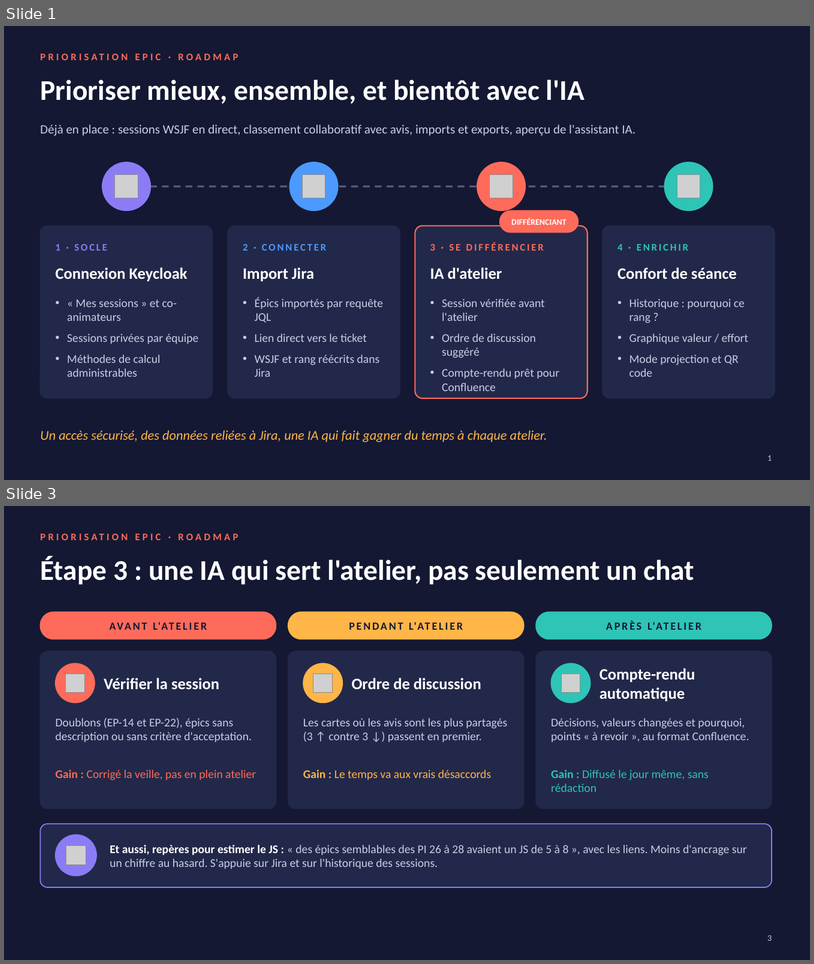
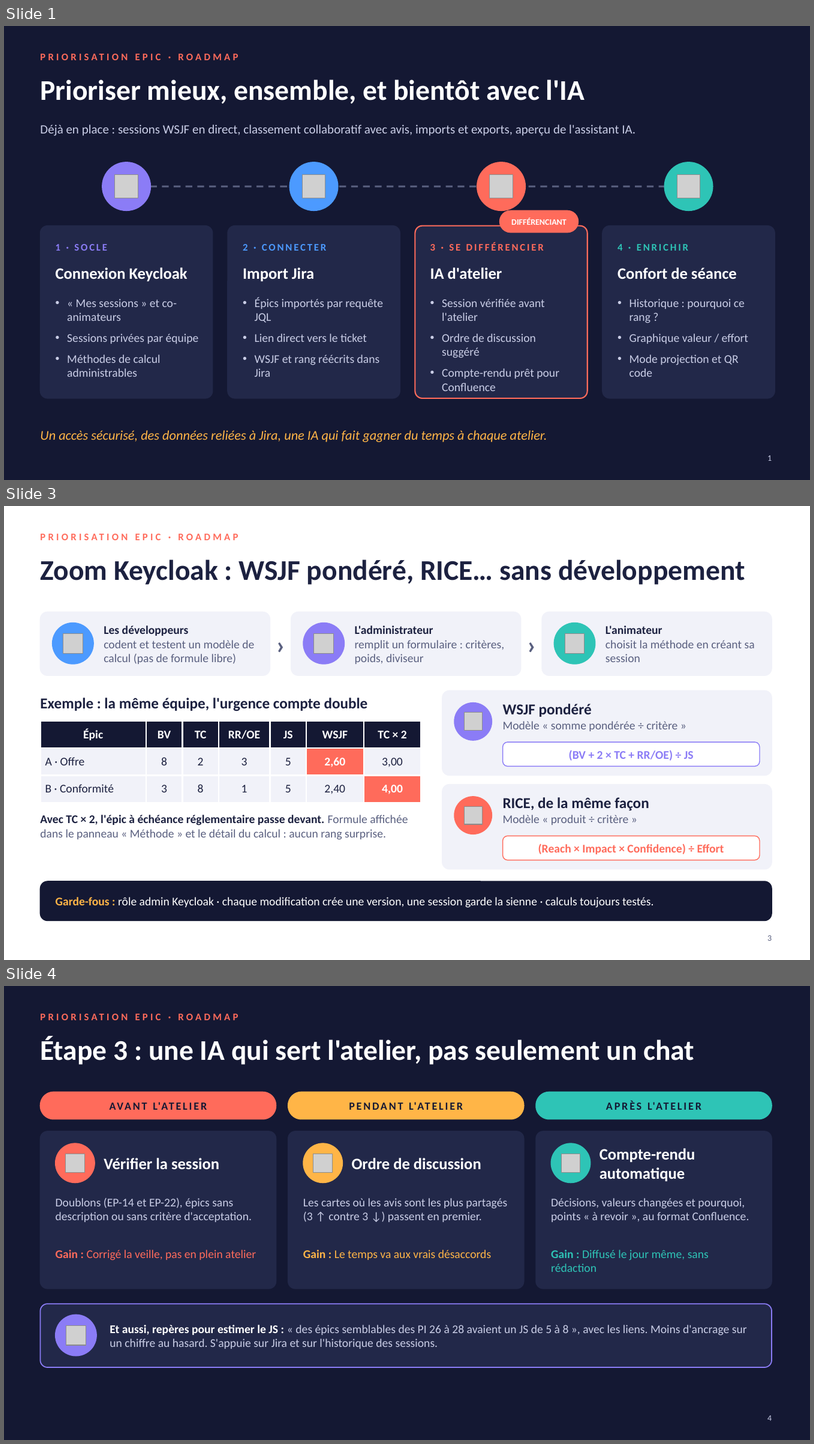
Before and after one commit to ericlacour/priorisation-epic, a slide deck: specs/roadmap-priorisation-epic.pptx. Shown one above the other, each under a label of ours: slides 1 and 3 before the commit, slides 1, 3 and 4 after it; the slides between them are not shown. The pictures are 814x964 and 814x1444 pixels, drawn with LibreOffice and Linux fonts; fonts in the diff are those of the drawing; grey boxes stand for pictures. Boxes give left, top, right and bottom in pixels: in the first picture for what was removed or moved away, otherwise in the second. Text is boxed around its words. In the diff, an @@ line names an element or a change of style, - is before the commit and + after.

```diff
--- a/specs/roadmap-priorisation-epic.pptx
+++ b/specs/roadmap-priorisation-epic.pptx
@@ slide 3 added at (4,506,810,960), background #FFFFFF; not listed: 1 template element that a slide beside it also shows @@
@@ title added at (40,559,746,585), 34 pt, text #1C2140, bold @@
+Zoom Keycloak : WSJF pondéré, RICE… sans développement
@@ rounded rectangle added at (40,612,270,675), fill #F1F2F9, outline #F1F2F9 1 pt @@
@@ text added at (270,612,291,675), 30 pt, text #5A6080, bold @@
+›
@@ rounded rectangle added at (291,612,521,675), fill #F1F2F9, outline #F1F2F9 1 pt @@
@@ text added at (521,612,542,675), 30 pt, text #5A6080, bold @@
+›
@@ rounded rectangle added at (542,612,772,675), fill #F1F2F9, outline #F1F2F9 1 pt @@
@@ ellipse added at (53,623,93,664), fill #4C9AFF, outline #4C9AFF 1 pt @@
@@ text added at (104,625,254,664), 14 pt, text #5A6080 @@
+Les développeurs
+codent et testent un modèle de calcul (pas de formule libre)
@@ ellipse added at (303,623,345,664), fill #8B7CF6, outline #8B7CF6 1 pt @@
@@ text added at (355,625,505,664), 14 pt, text #5A6080 @@
+L'administrateur
+remplit un formulaire : critères, poids, diviseur
@@ ellipse added at (555,623,596,664), fill #2EC4B6, outline #2EC4B6 1 pt @@
@@ text added at (606,625,755,662), 14 pt, text #5A6080 @@
+L'animateur
+choisit la méthode en créant sa session
@@ picture added at (63,634,83,654) @@
@@ picture added at (314,634,335,654) @@
@@ picture added at (566,634,585,654) @@
@@ text added at (40,697,368,711), 18 pt, text #1C2140, bold @@
+Exemple : la même équipe, l'urgence compte double
@@ rounded rectangle added at (443,691,772,775), fill #F1F2F9, outline #F1F2F9 1 pt @@
@@ ellipse added at (455,703,492,740), fill #8B7CF6, outline #8B7CF6 1 pt @@
@@ text added at (503,703,678,731), 14 pt, text #5A6080 @@
+WSJF pondéré
+Modèle « somme pondérée ÷ critère »
@@ table added at (40,721,422,796), 3 rows, 7 columns @@
+Épic | BV | TC | RR/OE | JS | WSJF | TC × 2
+A · Offre | 8 | 2 | 3 | 5 | 2,60 | 3,00
+B · Conformité | 3 | 8 | 1 | 5 | 2,40 | 4,00
@@ picture added at (464,712,483,730) @@
@@ rounded rectangle added at (503,742,760,766), fill #FFFFFF, outline #8B7CF6 1 pt @@
@@ text added at (569,750,694,760), 14 pt, text #8B7CF6, bold @@
+(BV + 2 × TC + RR/OE) ÷ JS
@@ rounded rectangle added at (443,784,772,869), fill #F1F2F9, outline #F1F2F9 1 pt @@
@@ ellipse added at (455,796,492,834), fill #FF6B5B, outline #FF6B5B 1 pt @@
@@ picture added at (464,806,483,824) @@
@@ text added at (503,797,649,825), 14 pt, text #5A6080 @@
+RICE, de la même façon
+Modèle « produit ÷ critère »
@@ text added at (40,814,408,840), 14 pt, text #5A6080 @@
+Avec TC × 2, l'épic à échéance réglementaire passe devant. Formule affichée dans le panneau « Méthode » et le détail du calcul : aucun rang surprise.
@@ rounded rectangle added at (503,835,760,860), fill #FFFFFF, outline #FF6B5B 1 pt @@
@@ text added at (539,843,725,854), 14 pt, text #FF6B5B, bold @@
+(Reach × Impact × Confidence) ÷ Effort
@@ rounded rectangle added at (40,881,772,921), fill #141833, outline #141833 1 pt @@
@@ text added at (56,897,654,907), 14 pt, text #FFFFFF @@
+Garde-fous : rôle admin Keycloak · chaque modification crée une version, une session garde la sienne · calculs toujours testés.
@@ page number added at (768,935,772,940), 10 pt, text #5A6080 @@
+3
@@ what was slide 3 is now slide 4 @@
@@ page number at (768,1415,772,1420): text changed @@
-3
+4
```
Also in this commit, not shown: 1 slide changed, 1 other file.
